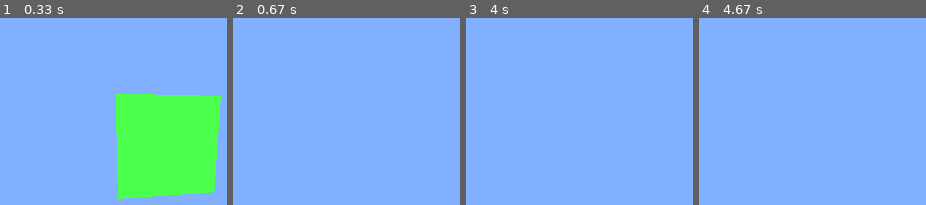
Above: before the commit, frames 1-4 (left to right).
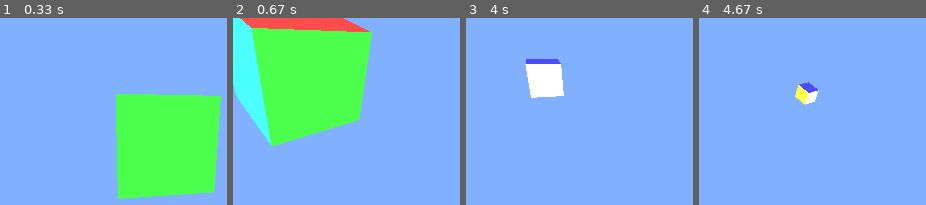
Above: after the commit, the same moments.

Repository: strollhy/pygame_opengl
Game: pygame game, started from world.py
The game is run twice, just before and just after one commit, with the same random seed, the same clock (stepped at 60 frames per second) and the same inputs. The source is Python 2; it was converted automatically to run under Python 3.
Inputs (mouse positions are in pixels of both pictures, inside the frame that each line leads up to):
- Up to frame 1 (0.33 s): no input
- Up to frame 2 (0.67 s): hold Right from 0.33 s (still down); move the mouse to (380, 148) at 0.37 s
- Up to frame 3 (4 s): release Right at 0.8 s; hold Up 0.83-1.13 s; hold W 0.83-1.13 s; move the mouse to (549, 139) at 0.87 s; hold Left 1.67-2.2 s; hold A 1.67-2.2 s; move the mouse to (527, 102) at 1.7 s; hold Down 2.23-2.53 s; hold S 2.23-2.53 s; move the mouse to (672, 53) at 2.27 s; hold Right from 3.4 s (still down); hold D from 3.4 s (still down); move the mouse to (511, 130) at 3.43 s
- Up to frame 4 (4.67 s): release Right at 4.03 s; release D at 4.03 s; hold Down 4.07-4.43 s; hold S 4.07-4.43 s; move the mouse to (862, 163) at 4.1 s; hold Left from 4.47 s (still down); hold A from 4.47 s (still down); move the mouse to (848, 96) at 4.5 s

Frame 1 is identical in both runs. In frame 2, 34% of the frame differs, in the area x 0-62%, y 0-69%; in frame 3, 3.1%; in frame 4, 0.9%.

Commit message:
now can turn with mouse

Diff:
--- a/world.py
+++ b/world.py
@@ -130,19 +130,26 @@
 def main():
     # Initialize pygame
     pygame.init()
+
+    # Initialize mouse, muse before initialize screen, otherwise will triger mouse movement
+    pygame.event.set_grab(True)
+    pygame.mouse.set_visible(False)
+
+    # Initialize screen
     screen = pygame.display.set_mode(SCREEN_SIZE, HWSURFACE|OPENGL|DOUBLEBUF)
     pygame.display.set_caption("Hello, World!")
 
-    # clock for framerate
-    clock = pygame.time.Clock()
-
-
     # Initialize opengl
     opengl = myOpenGL()
 
+    # Intialize movement vector
     dx = dy = dz = 0
     tx = ty = tz = 0
 
+    # Clock for framerate
+    clock = pygame.time.Clock()
+
+    # Game loop
     while True:
         for event in pygame.event.get():
             if event.type == QUIT:
@@ -218,14 +225,22 @@
             if event.type == KEYUP and event.key == K_RIGHT:
                 tx = 0
 
+            # Change sight via mouse movement
+            if event.type == MOUSEMOTION:
+                tx, ty = pygame.mouse.get_rel()
+                m = .15
+                tx *= m
+                ty *= -m
+                x, y = opengl.sight
+                opengl.sight = (x+tx, y+ty)
+                tx = ty = 0
+
         # Update sight vector
         x, y = opengl.sight
-        print x,y
-        opengl.sight = (x+tx*5, y+ty*5)
+        opengl.sight = (x+tx, y+ty)
 
         # Update camera position
         x, y, z = opengl.position
-        print x,y,z
         opengl.position = (x+dx, y+dy, z+dz)
 
         # Set frame rate
